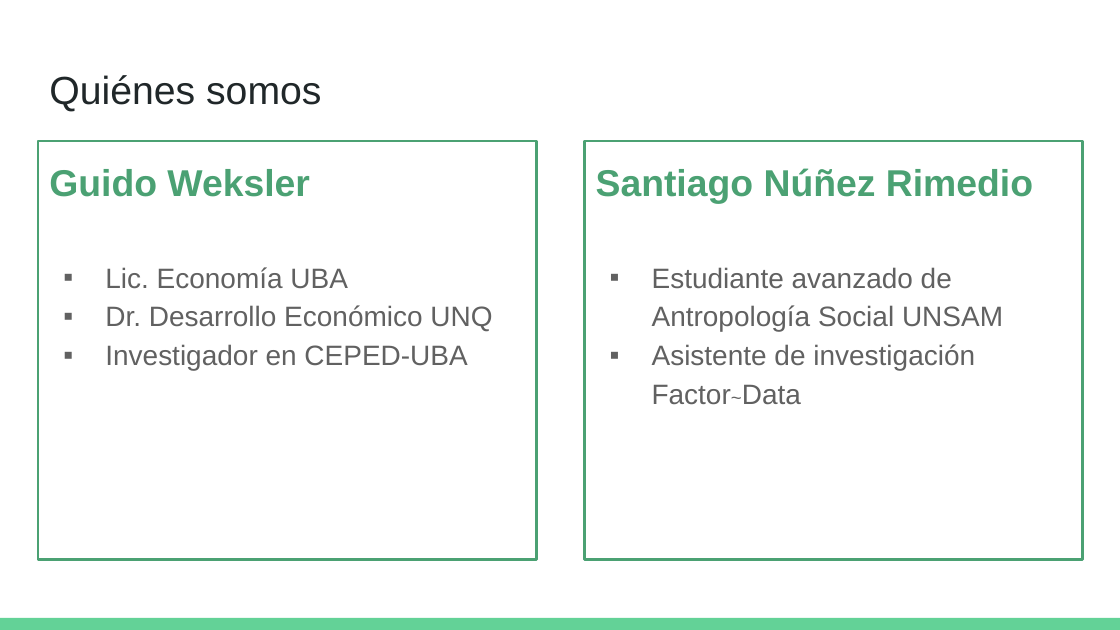
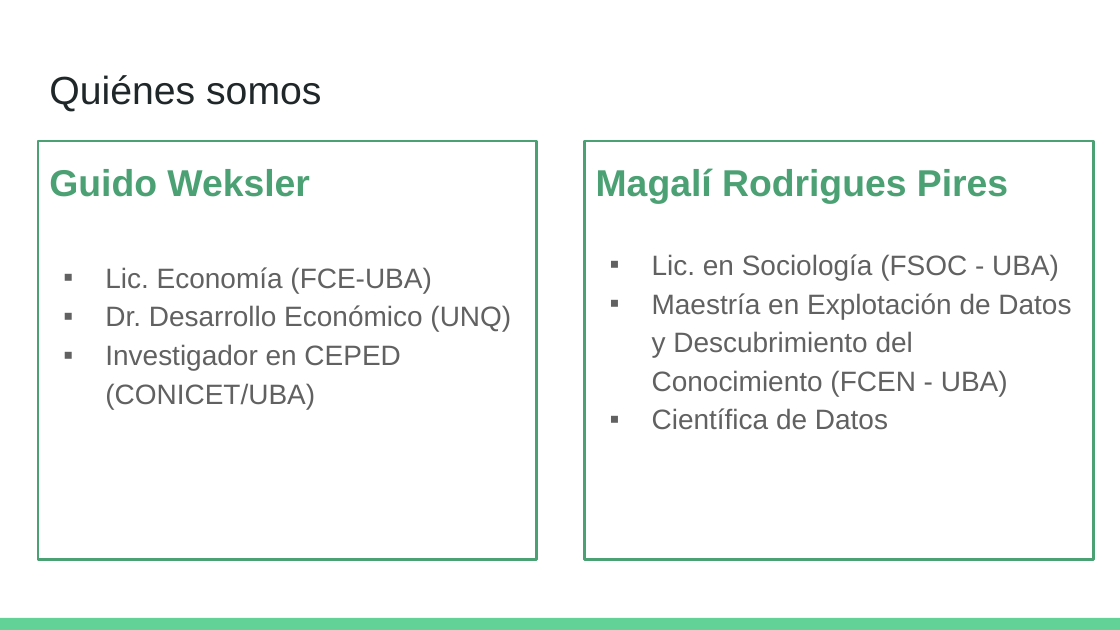
Before and after one commit to DCSCyHD/2023_modulo_3, a slide deck: slide 2 of clase1/teorica_1.pptx. Drawn at 1120x630 pixels with LibreOffice and Linux fonts; fonts in the diff are those of the drawing. Boxes give left, top, right and bottom in pixels: in the first picture for what was removed or moved away, otherwise in the second. Text is boxed around its words. In the diff, an @@ line names an element or a change of style, - is before the commit and + after.

```diff
--- a/clase1/teorica_1.pptx
+++ b/clase1/teorica_1.pptx
@@ rectangle "Magalí Rodrigues Pires": place and size @@
-rectangle "Magalí Rodrigues Pires" at <box>585,141,1083,560</box>
+rectangle "Magalí Rodrigues Pires" at <box>585,141,1094,560</box>
@@ text in rectangle at <box>596,168,1071,430</box>: text changed @@
-Santiago Núñez Rimedio
-▪ Estudiante avanzado de Antropología Social UNSAM
-▪ Asistente de investigación Factor~Data
+Magalí Rodrigues Pires
+▪ Lic. en Sociología (FSOC - UBA)
+▪ Maestría en Explotación de Datos y Descubrimiento del Conocimiento (FCEN - UBA)
+▪ Científica de Datos
@@ text at <box>105,267,511,409</box>: text changed @@
-▪ Lic. Economía UBA
-▪ Dr. Desarrollo Económico UNQ
-▪ Investigador en CEPED-UBA
+▪ Lic. Economía (FCE-UBA)
+▪ Dr. Desarrollo Económico (UNQ)
+▪ Investigador en CEPED (CONICET/UBA)
```
Also in this commit, not shown: 1 other file.
